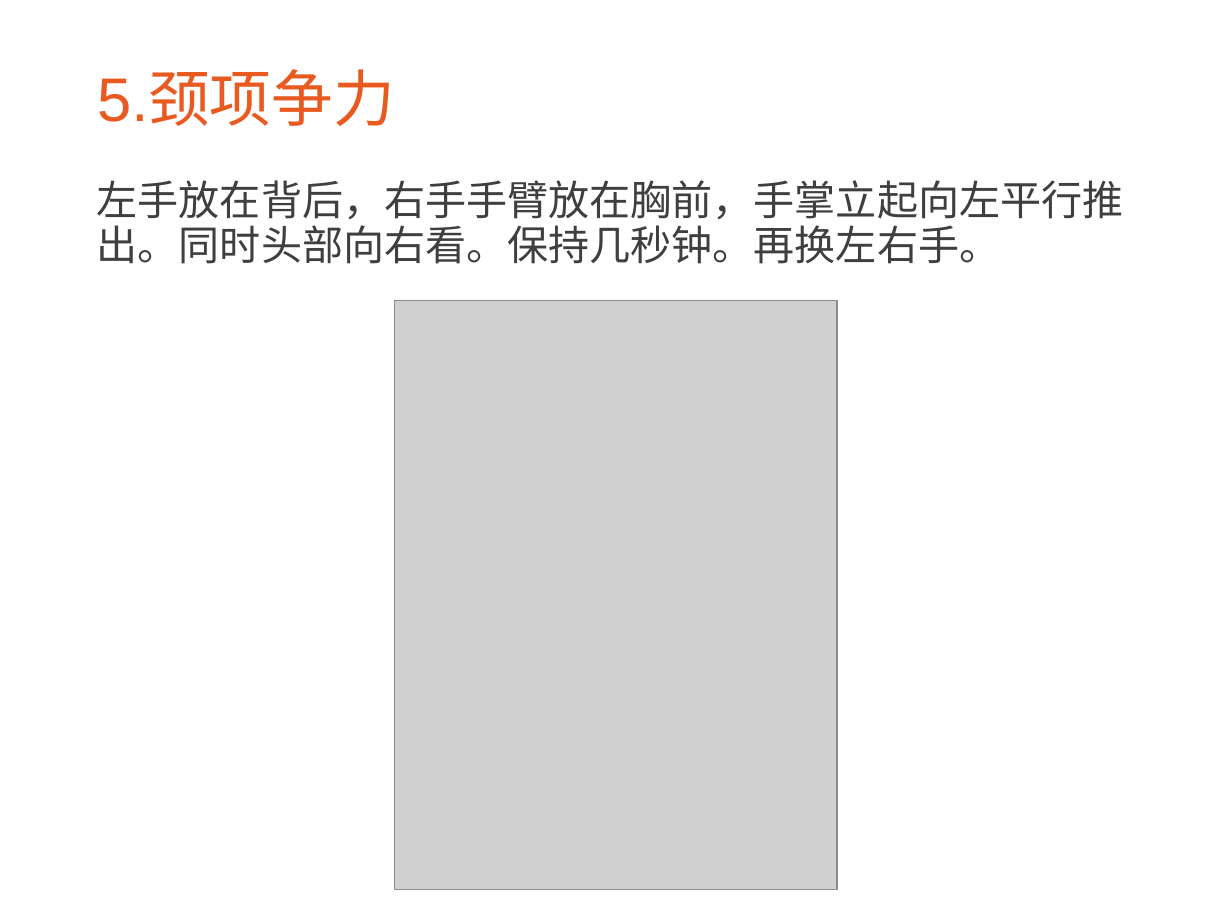
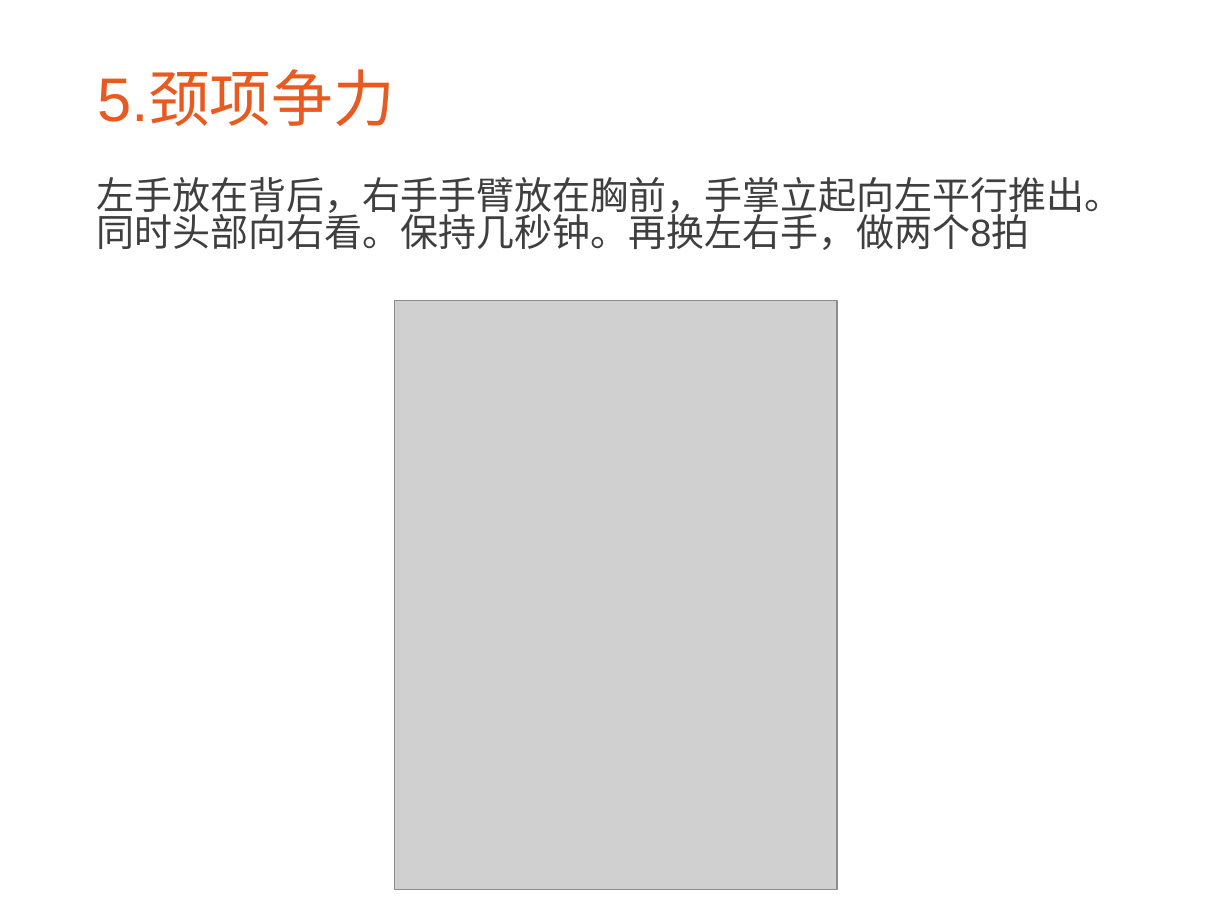
Before and after one commit to CatMan1994/file, a slide deck: slide 6 of 中医与养生分享会/颈椎操.ppt. Drawn at 1232x924 pixels with LibreOffice and Linux fonts; fonts in the diff are those of the drawing; grey boxes stand for pictures; background and template pictures are left out. Boxes give left, top, right and bottom in pixels: in the first picture for what was removed or moved away, otherwise in the second. Text is boxed around its words. In the diff, an @@ line names an element or a change of style, - is before the commit and + after.

```diff
--- a/中医与养生分享会/颈椎操.ppt
+++ b/中医与养生分享会/颈椎操.ppt
@@ text at (x1=97, y1=177, x2=1122, y2=250): text changed; size 24 to 22.2 pt @@
-左手放在背后，右手手臂放在胸前，手掌立起向左平行推出。同时头部向右看。保持几秒钟。再换左右手。
+左手放在背后，右手手臂放在胸前，手掌立起向左平行推出。同时头部向右看。保持几秒钟。再换左右手，做两个8拍
```
Also in this commit, not shown: 1 other slide changed.
